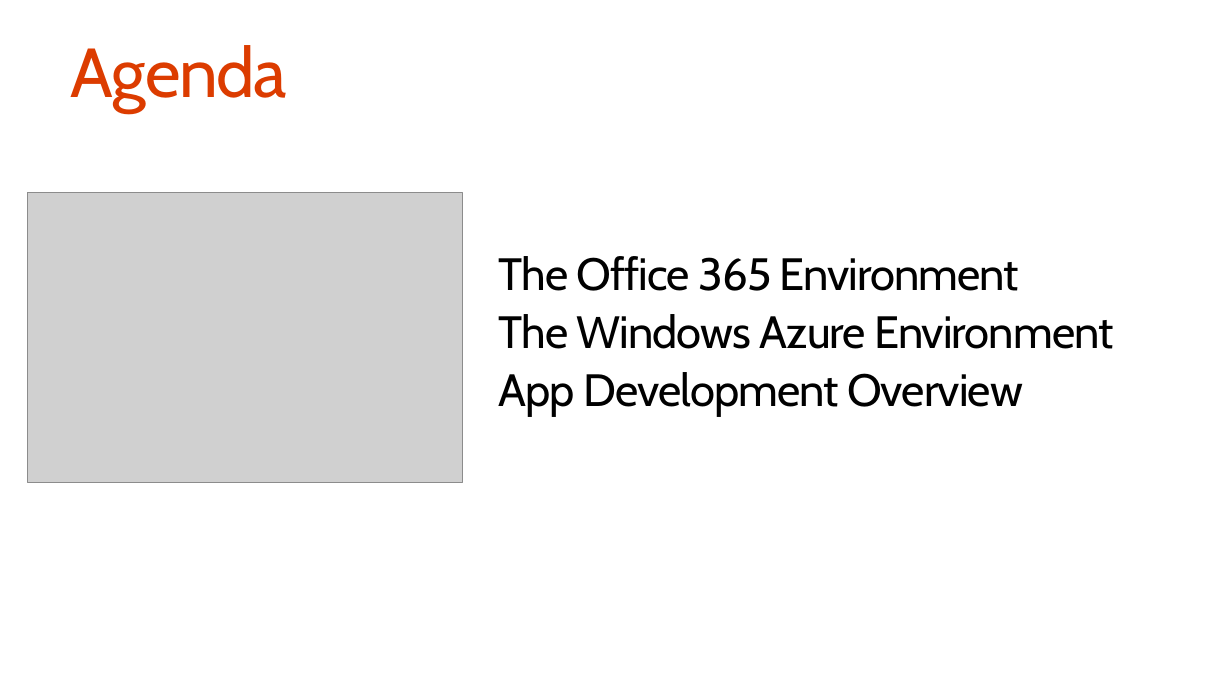
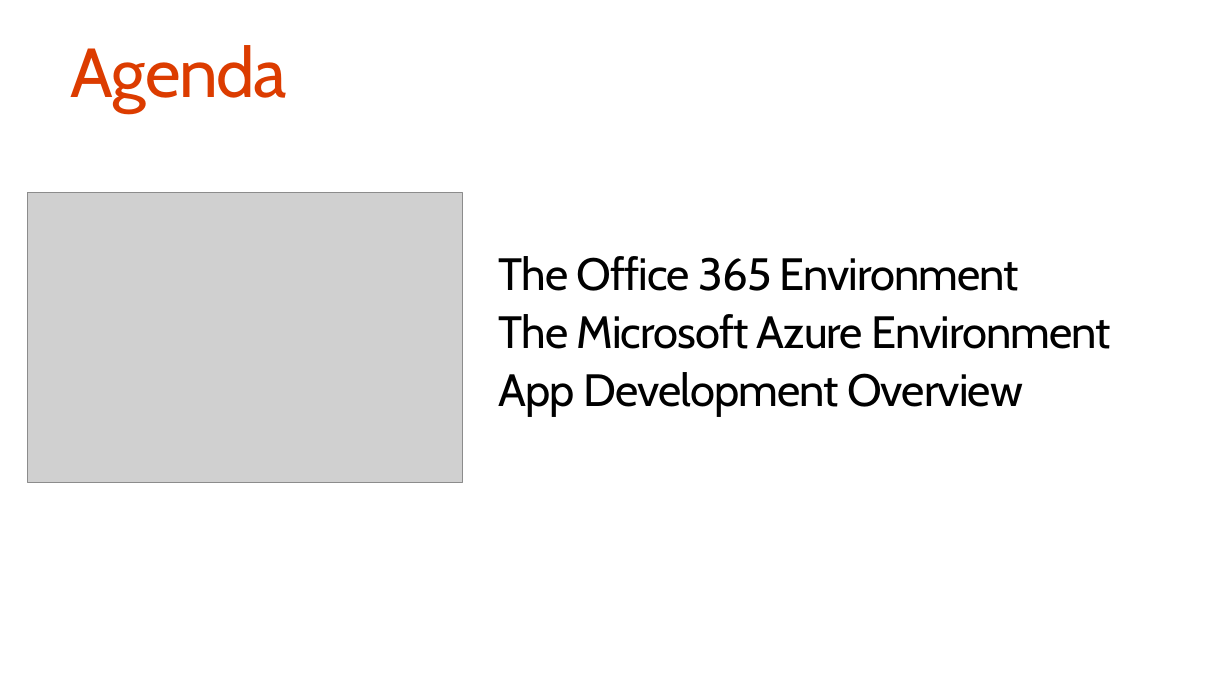
Before and after one commit to stinethebean/DevCampTraining, a slide deck: slide 4 of 02.Setting up the Environments/02.Setting up the Environments.pptx. Drawn at 1232x693 pixels with LibreOffice and Linux fonts; fonts in the diff are those of the drawing; grey boxes stand for pictures. Boxes give left, top, right and bottom in pixels: in the first picture for what was removed or moved away, otherwise in the second. Text is boxed around its words. In the diff, an @@ line names an element or a change of style, - is before the commit and + after.

```diff
--- a/02.Setting up the Environments/02.Setting up the Environments.pptx
+++ b/02.Setting up the Environments/02.Setting up the Environments.pptx
@@ text at [499, 314, 1110, 349]: text changed @@
-The Windows Azure Environment
+The Microsoft Azure Environment
```
Also in this commit, not shown: 2 other slides changed, 1 other file.
